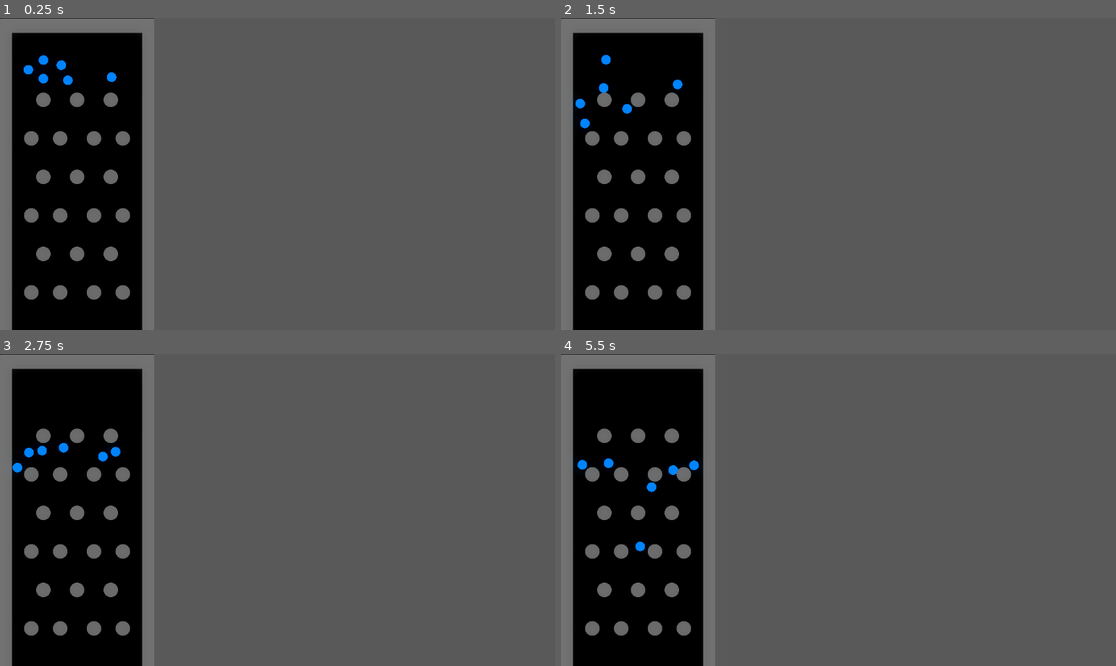
Above: before the commit, frames 1-4 (two rows, left to right).
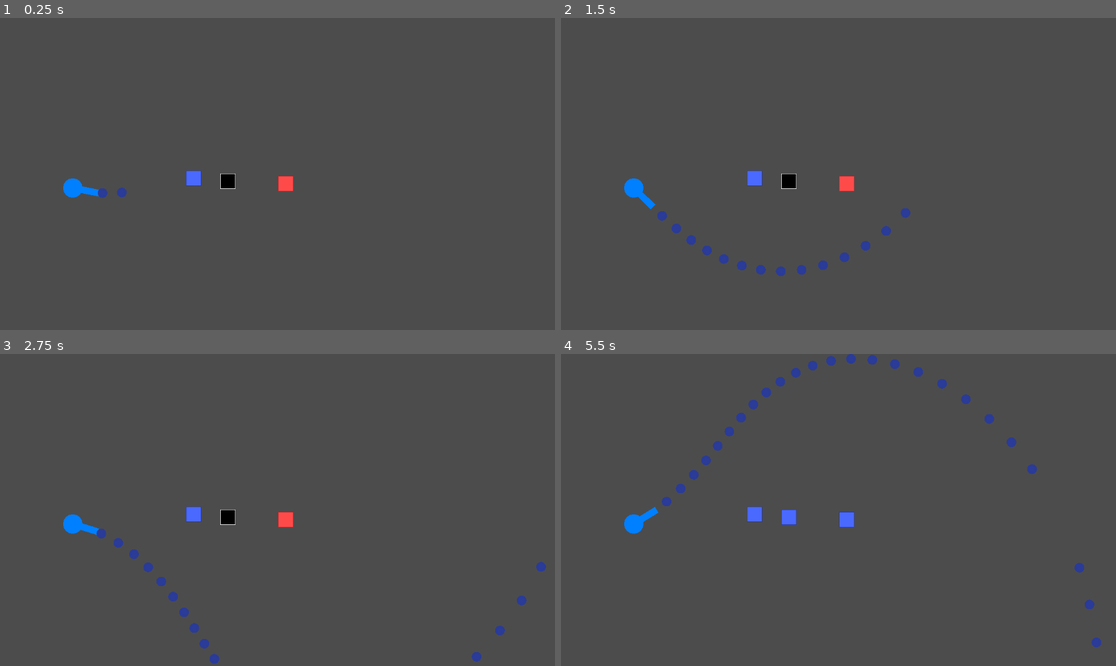
Above: after the commit, the same moments.

Repository: BrianGossett/generator1
Game: Godot game, scene res://Scenes/play_area.tscn
The game is run twice, just before and just after one commit, with the same random seed, the same clock (stepped at 60 frames per second) and the same inputs. Before the commit the project starts from res://Objects/generator.tscn.
Inputs:
- Up to frame 1 (0.25 s): no input
- Up to frame 2 (1.5 s): no input
- Up to frame 3 (2.75 s): no input
- Up to frame 4 (5.5 s): no input

The runs differ from the first frame. In frame 1, 28% of the frame differs, in the area x 0-53%, y 0-100%; in frame 2, 28%; in frame 3, 28%; in frame 4, 29%, in the area x 0-98%, y 0-100%.

Commit message:
did 10 - 6

Diff:
--- /dev/null
+++ b/Objects/box.tscn
@@ -0,0 +1,29 @@
+[gd_scene load_steps=3 format=3 uid="uid://b00bly7rec4us"]
+
+[ext_resource type="Script" uid="uid://c32du6haq4sln" path="res://color_rect.gd" id="1_vwonl"]
+
+[sub_resource type="RectangleShape2D" id="RectangleShape2D_vwonl"]
+size = Vector2(32, 32)
+
+[node name="Box" type="ColorRect"]
+offset_left = -16.0
+offset_top = -16.0
+offset_right = 16.0
+offset_bottom = 16.0
+script = ExtResource("1_vwonl")
+
+[node name="InnerBox" type="ColorRect" parent="."]
+layout_mode = 0
+offset_left = 1.0
+offset_top = 1.0
+offset_right = 31.0
+offset_bottom = 31.0
+color = Color(0, 0, 0, 1)
+
+[node name="BoxArea" type="Area2D" parent="."]
+
+[node name="BoxCol" type="CollisionShape2D" parent="BoxArea" groups=["Box"]]
+position = Vector2(16, 16)
+shape = SubResource("RectangleShape2D_vwonl")
+
+[connection signal="body_entered" from="BoxArea" to="." method="_on_box_area_body_entered"]
--- /dev/null
+++ b/Objects/cannon.gd
@@ -0,0 +1,44 @@
+extends Node2D
+
+
+@export var team: int = 0;
+@export var rotation_speed: float = 1.0  # Controls speed of sweep
+@export var arc_angle_deg: float = 90.0  # Total arc in degrees
+@export var orb_scene: PackedScene = preload('res://Objects/orb.tscn') # assign res://Objects/ball.tscn in the Inspector
+
+
+@onready var base: ColorRect = $Base;
+@onready var pipe: ColorRect = $Pipe;
+
+var angle_offset := 0.0
+
+func _ready():
+	apply_team_color()
+
+	GameInfo.fire_value[team] = 100
+
+func apply_team_color():
+	var color = GameInfo.team_color(team);
+	base.color = color;
+	pipe.color = color;
+
+func _process(delta):
+	angle_offset += delta * rotation_speed
+	var angle_rad = deg_to_rad(arc_angle_deg / 2.0) * sin(angle_offset)
+	rotation = angle_rad
+
+
+
+func emit_orb():
+	var orb = orb_scene.instantiate()
+	var direction = global_transform.x.normalized()
+	orb.position = $Fire_Point.global_position
+	get_tree().current_scene.add_child(orb)
+	orb.configure(team, 1)
+	orb.call_deferred("apply_central_impulse", direction * 400)
+
+
+func _on_shoot_timer_timeout() -> void:
+	if GameInfo.fire_value[team] > 0:
+		emit_orb()
+		GameInfo.fire_value[team] -= 1
--- /dev/null
+++ b/Objects/cannon.tscn
@@ -0,0 +1,31 @@
+[gd_scene load_steps=4 format=3 uid="uid://bmi2pr5jgtfxt"]
+
+[ext_resource type="Script" uid="uid://bn2e57jiargkg" path="res://Objects/cannon.gd" id="1_7h8w5"]
+[ext_resource type="Shader" uid="uid://y3xbq8y68q6f" path="res://Objects/circle.gdshader" id="1_s70kh"]
+
+[sub_resource type="ShaderMaterial" id="ShaderMaterial_7h8w5"]
+shader = ExtResource("1_s70kh")
+
+[node name="Cannon" type="Node2D"]
+script = ExtResource("1_7h8w5")
+
+[node name="Base" type="ColorRect" parent="."]
+material = SubResource("ShaderMaterial_7h8w5")
+offset_left = -20.0
+offset_top = -20.0
+offset_right = 20.0
+offset_bottom = 20.0
+
+[node name="Pipe" type="ColorRect" parent="."]
+offset_top = -7.0
+offset_right = 56.0
+offset_bottom = 7.0
+
+[node name="Shoot_Timer" type="Timer" parent="."]
+wait_time = 0.1
+autostart = true
+
+[node name="Fire_Point" type="Marker2D" parent="."]
+position = Vector2(56, 0)
+
+[connection signal="timeout" from="Shoot_Timer" to="." method="_on_shoot_timer_timeout"]
--- /dev/null
+++ b/Objects/orb.gd
@@ -0,0 +1,19 @@
+extends RigidBody2D
+
+@export var team: int = 0
+
+const TEAM_COLORS = {
+	0:Color("2b3c99"),
+	1:Color("a03333")
+}
+
+func configure(team_id: int, bounciness: float = 1.0):
+	team = team_id
+	self.physics_material_override = PhysicsMaterial.new()
+	self.physics_material_override.bounce = bounciness
+	self.gravity_scale = 0
+	update_visual()
+
+func update_visual():
+	var color = TEAM_COLORS.get(team, Color.GRAY)
+	$OrbColor.color = color
--- /dev/null
+++ b/Objects/orb.tscn
@@ -0,0 +1,22 @@
+[gd_scene load_steps=5 format=3 uid="uid://b01muifxx3t72"]
+
+[ext_resource type="Shader" uid="uid://y3xbq8y68q6f" path="res://Objects/circle.gdshader" id="1_brd2u"]
+[ext_resource type="Script" uid="uid://3pj7kgcbo0xq" path="res://Objects/orb.gd" id="1_fehja"]
+
+[sub_resource type="CircleShape2D" id="CircleShape2D_fehja"]
+
+[sub_resource type="ShaderMaterial" id="ShaderMaterial_rbks0"]
+shader = ExtResource("1_brd2u")
+
+[node name="Orb" type="RigidBody2D" groups=["Orb"]]
+script = ExtResource("1_fehja")
+
+[node name="OrbCollision" type="CollisionShape2D" parent="."]
+shape = SubResource("CircleShape2D_fehja")
+
+[node name="OrbColor" type="ColorRect" parent="."]
+material = SubResource("ShaderMaterial_rbks0")
+offset_left = -10.0
+offset_top = -10.0
+offset_right = 10.0
+offset_bottom = 10.0
--- /dev/null
+++ b/Scenes/play_area.tscn
@@ -0,0 +1,29 @@
+[gd_scene load_steps=3 format=3 uid="uid://bqsxp82r57fyr"]
+
+[ext_resource type="PackedScene" uid="uid://bmi2pr5jgtfxt" path="res://Objects/cannon.tscn" id="1_ybnwo"]
+[ext_resource type="PackedScene" uid="uid://b00bly7rec4us" path="res://Objects/box.tscn" id="2_jf5ke"]
+
+[node name="PlayArea" type="Node2D"]
+
+[node name="Cannon" parent="." instance=ExtResource("1_ybnwo")]
+position = Vector2(151, 353)
+
+[node name="Box" parent="." instance=ExtResource("2_jf5ke")]
+offset_left = 386.0
+offset_top = 317.0
+offset_right = 418.0
+offset_bottom = 349.0
+team = 0
+
+[node name="Box2" parent="." instance=ExtResource("2_jf5ke")]
+offset_left = 457.0
+offset_top = 323.0
+offset_right = 489.0
+offset_bottom = 355.0
+
+[node name="Box3" parent="." instance=ExtResource("2_jf5ke")]
+offset_left = 577.0
+offset_top = 328.0
+offset_right = 609.0
+offset_bottom = 360.0
+team = 1
--- /dev/null
+++ b/color_rect.gd
@@ -0,0 +1,38 @@
+extends ColorRect
+
+@onready var fill = $InnerBox
+@onready var outline = self
+
+@export var team: int = -1  # -1 = neutral, 0 = red, 1 = blue
+
+const COLORS = {
+	-1: Color.BLACK,
+	0:Color("4b6aff") ,  # red
+	1:   Color("ff4b4b") # blue
+}
+
+const OUTLINES = {
+	-1: Color.WHITE,
+	0: Color("2b3c99") ,  # dark red
+	1:Color("a03333")   # dark blue
+}
+
+func _ready():
+	update_colors()
+
+func set_team(new_team: int):
+	if new_team != team:
+		team = new_team
+		update_colors()
+
+func update_colors():
+	fill.color = COLORS.get(team, Color.BLACK)
+	outline.color = OUTLINES.get(team, Color.WHITE)
+
+
+func _on_box_area_body_entered(body: Node2D) -> void:
+	if(body.get_groups().has("Orb")):
+		if (body.team != team):
+			team = body.team
+			update_colors()
+			body.queue_free()
--- a/project.godot
+++ b/project.godot
@@ -11,7 +11,7 @@
 [application]
 
 config/name="generator1"
-run/main_scene="uid://band7deosc375"
+run/main_scene="uid://bqsxp82r57fyr"
 config/features=PackedStringArray("4.4", "GL Compatibility")
 config/icon="res://icon.svg"
 
@@ -22,6 +22,8 @@
 [global_group]
 
 Ball=""
+Box=""
+Orb=""
 
 [rendering]
 
Not shown, added: Objects/cannon.gd.uid
Not shown, added: Objects/orb.gd.uid
Not shown, added: color_rect.gd.uid
